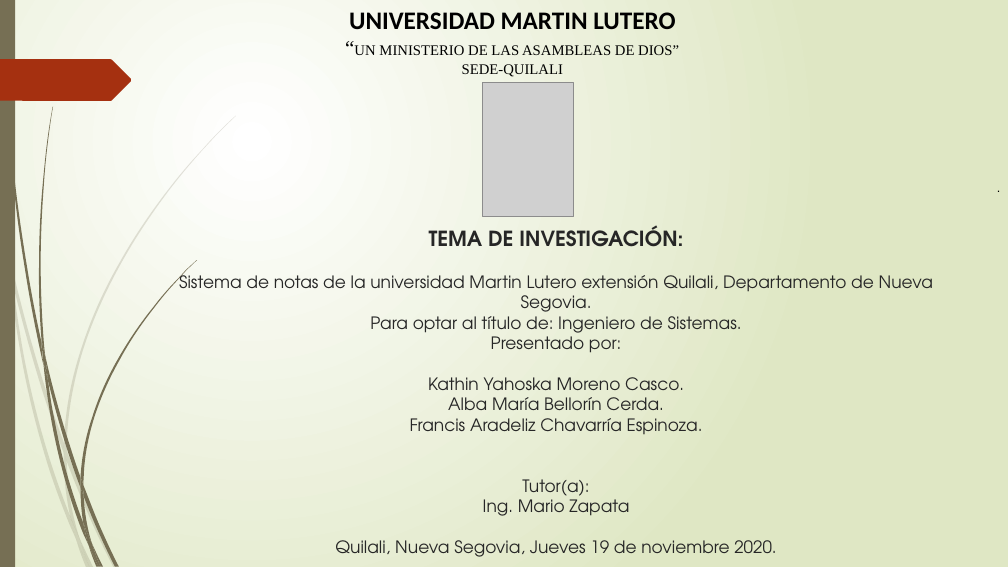
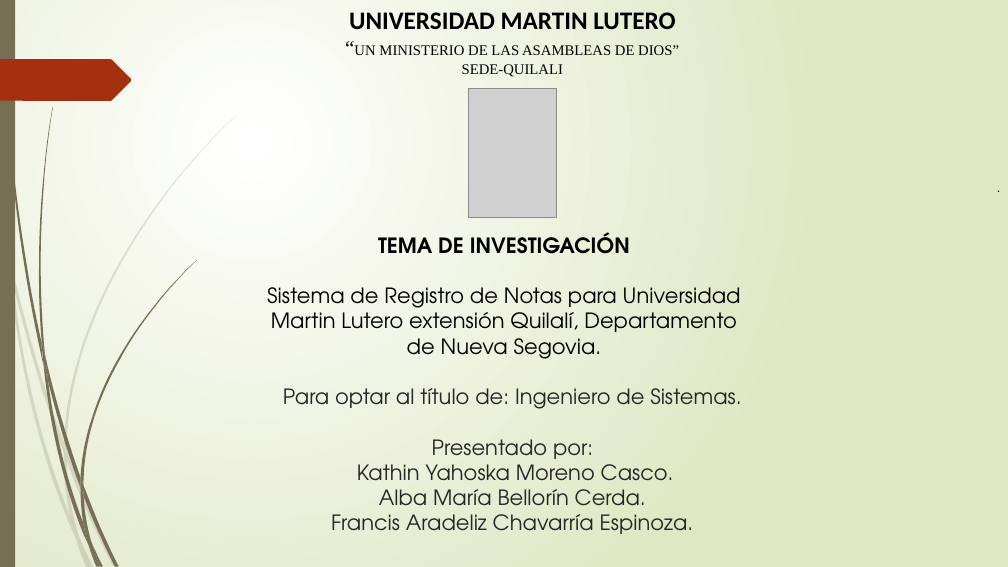
Before and after one commit to francha23/sistema-de-notas, a slide deck: slide 2 of Presentacion/El principio de la sabiduría es el temor.pptx. Drawn at 1008x567 pixels with LibreOffice and Linux fonts; fonts in the diff are those of the drawing; grey boxes stand for pictures. Boxes give left, top, right and bottom in pixels: in the first picture for what was removed or moved away, otherwise in the second. Text is boxed around its words. In the diff, an @@ line names an element or a change of style, - is before the commit and + after.

```diff
--- a/Presentacion/El principio de la sabiduría es el temor.pptx
+++ b/Presentacion/El principio de la sabiduría es el temor.pptx
@@ picture: place and size @@
-picture at [482,82,574,216]
+picture at [468,88,557,219]
@@ text added at [267,232,741,359], 20 pt, text #000000 @@
+TEMA DE INVESTIGACIÓN
+Sistema de Registro de Notas para Universidad Martin Lutero extensión Quilalí, Departamento de Nueva Segovia.
@@ title at [283,388,741,534]: text changed; size 16.2 to 20 pt @@
-TEMA DE INVESTIGACIÓN:
-Sistema de notas de la universidad Martin Lutero extensión Quilali, Departamento de Nueva Segovia.
-Para optar al título de: Ingeniero de Sistemas.
-Presentado por:
-Kathin Yahoska Moreno Casco.
-Alba María Bellorín Cerda.
-Francis Aradeliz Chavarría Espinoza.
-Tutor(a):
-Ing. Mario Zapata
-Quilali, Nueva Segovia, Jueves 19 de noviembre 2020.
+Para optar al título de: Ingeniero de Sistemas.
+Presentado por:
+Kathin Yahoska Moreno Casco.
+Alba María Bellorín Cerda.
+Francis Aradeliz Chavarría Espinoza.
```
Also in this commit, not shown: 9 other slides changed, 1 slide removed.
